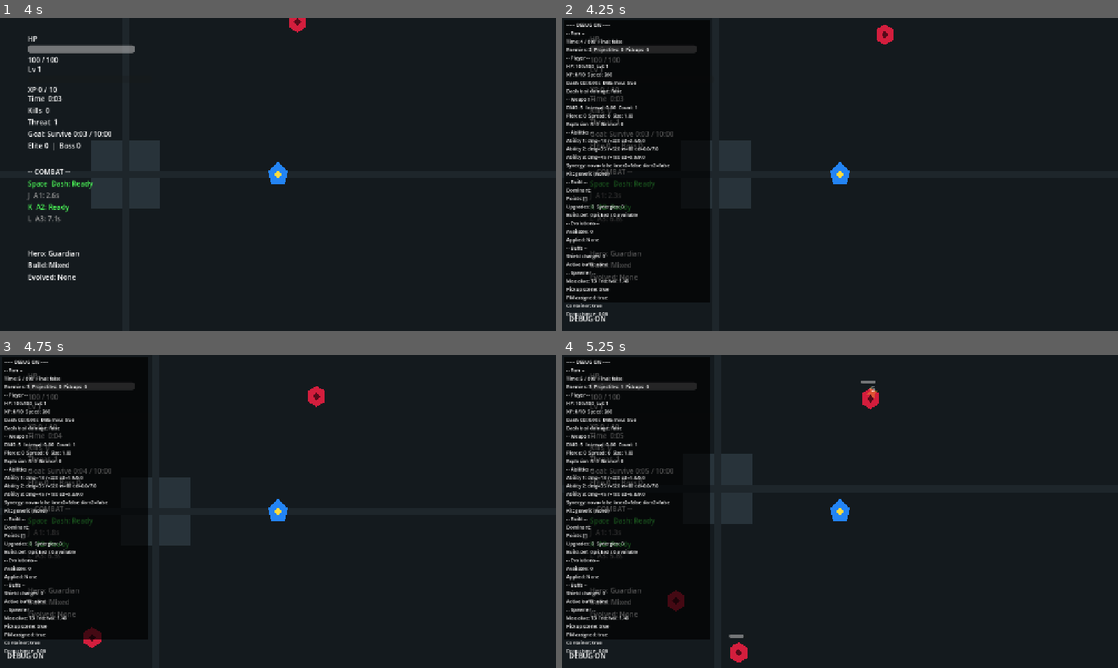
Above: before the commit, frames 1-4 (two rows, left to right).
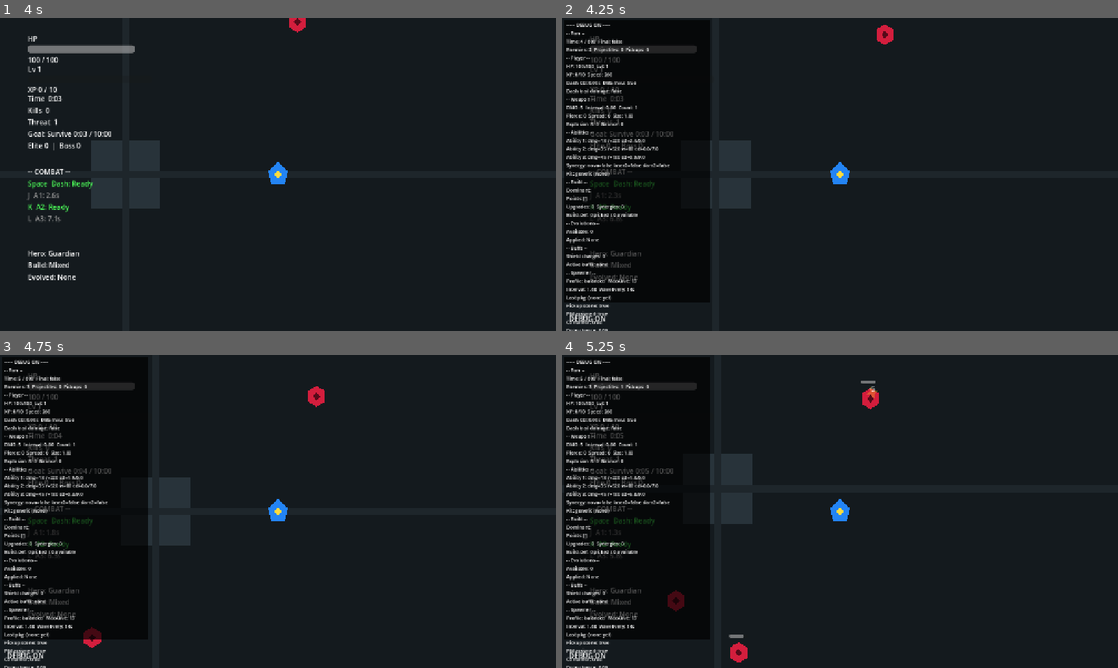
Above: after the commit, the same moments.

Repository: StanisRyz/SuperHeroes
Game: Godot game, scene res://scenes/game/Arena.tscn
The game is run twice, just before and just after one commit, with the same random seed, the same clock (stepped at 60 frames per second) and the same inputs. This scene is started directly instead of the project's main scene.
Inputs (mouse positions are in pixels of both pictures, inside the frame that each line leads up to):
- Up to frame 1 (4 s): tap Enter at 0.5 s; move the mouse to (400, 158) at 0.52 s; hold D (move_right) 0.53-1.25 s; hold J (ability_1) 0.53-1.25 s; click (400, 158) at 0.67 s; drag from (166, 190) to (278, 174) at 1.27 s; tap Space (dash) at 2 s; move the mouse to (333, 105) at 2.02 s; hold D (move_right) 2.03-2.75 s; hold L (ability_3) 2.03-2.75 s; drag from (250, 237) to (111, 127) at 2.77 s; move the mouse to (444, 221) at 3.52 s; hold Left (move_left) from 3.53 s (still down); hold J (ability_1) from 3.53 s (still down)
- Up to frame 2 (4.25 s): keep holding Left (move_left); keep holding J (ability_1); tap F10 (debug_add_xp) at 4.15 s
- Up to frame 3 (4.75 s): release Left (move_left) at 4.25 s; release J (ability_1) at 4.25 s; drag from (111, 464) to (194, 433) at 4.27 s
- Up to frame 4 (5.25 s): move the mouse to (867, 511) at 5.02 s; hold S (move_down) from 5.03 s (still down); hold L (ability_3) from 5.03 s (still down); click (867, 511) at 5.17 s

Frame 1 is identical in both runs. In frame 2, 0.5% of the frame differs, in the area x 0-14%, y 83-100%; in frame 3, 0.5%; in frame 4, 0.5%.

Commit message:
Add enemy roles and wave director
Implement Enemy Roles & Wave Director 2.0:
- Formalize enemy roles for swarmers, hunters, bruisers, shooters, and disruptors.
- Add wave package selection instead of purely single random enemy spawning.
- Give City Rooftop, Neon Lab, and Wasteland Gate distinct wave composition identities.
- Respect max alive enemy caps, spawn distances, and performance limits.
- Keep miniboss and final boss logic unchanged for now.
- Preserve hero kits, upgrades, rewards, saves, stage run settings, and pause/debug flows.
- Do not add arena hazards.
- Update README.md, Agents.md, and validation docs if present.

Diff:
--- a/scenes/enemies/EnemySpawner.gd
+++ b/scenes/enemies/EnemySpawner.gd
@@ -35,6 +35,9 @@
 var powerup_manager: Node
 var feedback_manager: Node
 
+var _last_wave_package_id: String = ""
+var _wave_timer: Timer = null
+
 const POWERUP_WEIGHTS: Dictionary = {
 	"heal": 30,
 	"shield": 20,
@@ -50,6 +53,12 @@
 	spawn_timer.timeout.connect(_on_spawn_timer_timeout)
 	spawn_timer.wait_time = spawn_interval
 	spawn_timer.one_shot = false
+
+	_wave_timer = Timer.new()
+	_wave_timer.name = "WaveTimer"
+	_wave_timer.one_shot = false
+	_wave_timer.timeout.connect(_on_wave_timer_timeout)
+	add_child(_wave_timer)
 
 
 func setup(new_player: Node2D, new_playable_rect: Rect2, new_enemy_container: Node, new_pickup_container: Node = null,  …(251 unchanged characters)…
@@ -76,6 +85,11 @@
 	if _can_spawn():
 		spawn_timer.start()
 
+	if is_instance_valid(_wave_timer):
+		_wave_timer.wait_time = _get_current_wave_interval()
+		if _can_spawn():
+			_wave_timer.start()
+
 
 func _on_spawn_timer_timeout() -> void:
 	if not _can_spawn():
@@ -98,6 +112,62 @@
 			_get_current_max_alive_enemies(),
 			_get_current_spawn_interval(),
 		])
+
+
+func _on_wave_timer_timeout() -> void:
+	if is_instance_valid(_wave_timer):
+		_wave_timer.wait_time = _get_current_wave_interval()
+
+	if not _can_spawn():
+		return
+
+	var package: Dictionary = {}
+	if spawn_director != null and spawn_director.has_method("get_wave_package"):
+		package = spawn_director.get_wave_package()
+
+	if package.is_empty():
+		return
+
+	_last_wave_package_id = str(package.get("id", ""))
+	_spawn_from_package(package)
+
+	if spawn_debug_logging:
+		print("WAVE_PACKAGE: id=%s role=%s alive=%d/%d" % [
+			_last_wave_package_id,
+			str(package.get("role", "")),
+			enemy_container.get_child_count() if is_instance_valid(enemy_container) else 0,
+			_get_current_max_alive_enemies(),
+		])
+
+
+func _spawn_from_package(package: Dictionary) -> void:
+	var variant_ids: Array = package.get("variant_ids", [])
+	if variant_ids.is_empty():
+		return
+
+	for vid in variant_ids:
+		if not is_instance_valid(enemy_container):
+			break
+		if enemy_container.get_child_count() >= _get_current_max_alive_enemies():
+			break
+
+		var variant: Dictionary = {}
+		if spawn_director != null and spawn_director.has_method("get_enemy_variant_by_id"):
+			variant = spawn_director.get_enemy_variant_by_id(str(vid))
+		if variant.is_empty():
+			continue
+
+		var pos := _find_spawn_position()
+		if pos == NO_SPAWN_POSITION:
+			break
+
+		_spawn_enemy_with_variant(variant, pos)
+
+
+func _get_current_wave_interval() -> float:
+	if spawn_director != null and spawn_director.has_method("get_wave_interval"):
+		return maxf(float(spawn_director.get_wave_interval()), 3.0)
+	return 12.0
 
 
 func _spawn_enemy_with_variant(variant: Dictionary, spawn_position: Vector2) -> Node2D:
@@ -427,13 +497,20 @@
 
 
 func debug_get_spawn_state() -> Dictionary:
-	return {
+	var result: Dictionary = {
 		"enemy_count": enemy_container.get_child_count() if is_instance_valid(enemy_container) else 0,
 		"max_alive_enemies": _get_current_max_alive_enemies(),
 		"spawn_interval": _get_current_spawn_interval(),
 		"min_spawn_distance": min_spawn_distance_from_player,
 		"max_spawn_distance": max_spawn_distance_from_player,
+		"last_wave_package": _last_wave_package_id,
+		"wave_interval": _get_current_wave_interval(),
+		"stage_profile": "balanced",
 	}
+	if spawn_director != null and spawn_director.has_method("debug_get_wave_state"):
+		var ws: Dictionary = spawn_director.debug_get_wave_state()
+		result["stage_profile"] = ws.get("stage_profile", "balanced")
+	return result
 
 
 func _roll_powerup_id(guaranteed: bool = false) -> String:
--- a/scenes/enemies/SpawnDirector.gd
+++ b/scenes/enemies/SpawnDirector.gd
@@ -1,4 +1,11 @@
 extends Node
+
+# Enemy roles (display/gameplay metadata)
+# swarmer  = weak mass pressure      (grunt, swarm)
+# hunter   = fast chase pressure     (runner, charger)
+# bruiser  = slow durable block      (tank, shielded)
+# shooter  = ranged pressure         (shooter)
+# disruptor= special pressure        (exploder, support)
 
 const BASE_SPAWN_INTERVAL := 1.5
 const MIN_SPAWN_INTERVAL := 0.45
@@ -8,12 +15,101 @@
 var run_manager: Node
 var active_event_modifiers: Dictionary = {}
 var _stage_profile: String = "balanced"
+var _last_wave_package_id: String = ""
 
 var _stage_profile_weight_bonuses: Dictionary = {
 	"ranged_support": {"shooter": 1.25, "support": 1.25},
 	"swarm_exploder": {"exploder": 1.3, "swarm": 1.3},
 }
 
+# Wave packages — each defines a role-themed burst of enemies.
+# variant_pool: ids to pick from; min/max_count: how many to spawn.
+# weight: selection probability; unlock_time: seconds before package is available.
+# profile_bonus: per stage-profile weight multiplier (stacks with base weight).
+const WAVE_PACKAGES: Array = [
+	{
+		"id": "early_grunts",
+		"role": "swarmer",
+		"variant_pool": ["grunt"],
+		"min_count": 2, "max_count": 3,
+		"weight": 1.2,
+		"unlock_time": 0.0,
+		"profile_bonus": {},
+	},
+	{
+		"id": "runner_pack",
+		"role": "hunter",
+		"variant_pool": ["runner"],
+		"min_count": 2, "max_count": 3,
+		"weight": 1.0,
+		"unlock_time": 30.0,
+		"profile_bonus": {},
+	},
+	{
+		"id": "bruiser_wall",
+		"role": "bruiser",
+		"variant_pool": ["tank"],
+		"min_count": 1, "max_count": 2,
+		"weight": 0.7,
+		"unlock_time": 60.0,
+		"profile_bonus": {"balanced": 1.2},
+	},
+	{
+		"id": "shooter_screen",
+		"role": "shooter",
+		"variant_pool": ["shooter"],
+		"min_count": 1, "max_count": 2,
+		"weight": 0.7,
+		"unlock_time": 75.0,
+		"profile_bonus": {"ranged_support": 1.5},
+	},
+	{
+		"id": "exploder_pressure",
+		"role": "disruptor",
+		"variant_pool": ["exploder"],
+		"min_count": 1, "max_count": 2,
+		"weight": 0.65,
+		"unlock_time": 120.0,
+		"profile_bonus": {"swarm_exploder": 1.5},
+	},
+	{
+		"id": "swarm_rush",
+		"role": "swarmer",
+		"variant_pool": ["swarm"],
+		"min_count": 2, "max_count": 4,
+		"weight": 0.85,
+		"unlock_time": 150.0,
+		"profile_bonus": {"swarm_exploder": 1.5},
+	},
+	{
+		"id": "shielded_push",
+		"role": "bruiser",
+		"variant_pool": ["shielded"],
+		"min_count": 1, "max_count": 2,
+		"weight": 0.6,
+		"unlock_time": 180.0,
+		"profile_bonus": {},
+	},
+	{
+		"id": "support_pair",
+		"role": "disruptor",
+		"variant_pool": ["support"],
+		"min_count": 1, "max_count": 2,
+		"weight": 0.55,
+		"unlock_time": 210.0,
+		"profile_bonus": {"ranged_support": 1.4},
+	},
+	{
+		"id": "mixed_late_wave",
+		"role": "mixed",
+		"variant_pool": ["runner", "tank", "shooter"],
+		"min_count": 2, "max_count": 3,
+		"weight": 0.65,
+		"unlock_time": 240.0,
+		"profile_bonus": {"balanced": 1.3},
+	},
+]
+
 func setup(new_run_manager: Node) -> void:
 	run_manager = new_run_manager
 
@@ -34,7 +130,6 @@
 	var seconds := _get_run_time()
 	var progress := clampf(seconds / 240.0, 0.0, 1.0)
 	var base_interval := lerpf(BASE_SPAWN_INTERVAL, MIN_SPAWN_INTERVAL, progress)
-	# Apply spawn_pressure modifiers from active events
 	var spawn_pressure := 1.0
 	for mod_id in active_event_modifiers:
 		var mod: Dictionary = active_event_modifiers[mod_id]
@@ -49,7 +144,6 @@
 	var seconds := _get_run_time()
 	var progress := clampf(seconds / 300.0, 0.0, 1.0)
 	var base_max := int(round(lerpf(BASE_MAX_ALIVE_ENEMIES, MAX_ALIVE_ENEMIES, progress)))
-	# Apply max_alive_bonus modifiers from active events
 	var bonus := 0
 	for mod_id in active_event_modifiers:
 		var mod: Dictionary = active_event_modifiers[mod_id]
@@ -89,6 +183,112 @@
 	return {}
 
 
+# --- Wave Director ---
+
+# Returns the interval (seconds) between wave package spawns.
+func get_wave_interval() -> float:
+	var seconds := _get_run_time()
+	if seconds < 60.0:
+		return 14.0
+	elif seconds < 180.0:
+		return 12.0
+	elif seconds < 300.0:
+		return 10.0
+	else:
+		return 8.0
+
+
+# Selects and builds a wave package for the current run time and stage profile.
+# Returns a dict with id, role, variant_ids (the actual list of ids to spawn).
+# Returns {} if no package is available yet.
+func get_wave_package() -> Dictionary:
+	var seconds := _get_run_time()
+	var available := _get_available_packages(seconds)
+	if available.is_empty():
+		return {}
+
+	var total := 0.0
+	for pkg in available:
+		total += _get_package_weight(pkg)
+
+	if total <= 0.0:
+		_last_wave_package_id = str(available[0].get("id", ""))
+		return _build_package_spawn(available[0], seconds)
+
+	var roll := randf() * total
+	var cursor := 0.0
+	for pkg in available:
+		cursor += _get_package_weight(pkg)
+		if roll <= cursor:
+			_last_wave_package_id = str(pkg.get("id", ""))
+			return _build_package_spawn(pkg, seconds)
+
+	_last_wave_package_id = str(available[0].get("id", ""))
+	return _build_package_spawn(available[0], seconds)
+
+
+func debug_get_wave_state() -> Dictionary:
+	return {
+		"stage_profile": _stage_profile,
+		"last_wave_package": _last_wave_package_id,
+		"wave_interval": get_wave_interval(),
+	}
+
+
+# --- Internal helpers ---
+
+func _get_available_packages(seconds: float) -> Array:
+	# Build a fast lookup of which variant ids are available at this time.
+	var available_variants := _get_available_variants(seconds)
+	var available_ids: Dictionary = {}
+	for v in available_variants:
+		available_ids[str(v.get("id", ""))] = true
+
+	var result: Array = []
+	for pkg in WAVE_PACKAGES:
+		if seconds < float(pkg.get("unlock_time", 0.0)):
+			continue
+		var pool: Array = pkg.get("variant_pool", [])
+		var all_ok := true
+		for vid in pool:
+			if not available_ids.has(str(vid)):
+				all_ok = false
+				break
+		if all_ok:
+			result.append(pkg)
+	return result
+
+
+func _get_package_weight(pkg: Dictionary) -> float:
+	var weight := float(pkg.get("weight", 1.0))
+	var bonus: Dictionary = pkg.get("profile_bonus", {})
+	if bonus.has(_stage_profile):
+		weight *= float(bonus[_stage_profile])
+	return maxf(weight, 0.0)
+
+
+func _build_package_spawn(pkg: Dictionary, seconds: float) -> Dictionary:
+	var pool: Array = pkg.get("variant_pool", [])
+	var min_c: int = int(pkg.get("min_count", 1))
+	var max_c: int = int(pkg.get("max_count", 2))
+
+	# Gradually increase max count after 300 s (late game), capped at +2.
+	if seconds >= 300.0:
+		max_c = mini(max_c + 1, max_c + 2)
+
+	var count: int = randi_range(min_c, max_c)
+
+	var ids: Array[String] = []
+	for i in range(count):
+		ids.append(str(pool[randi() % pool.size()]))
+
+	return {
+		"id": str(pkg.get("id", "")),
+		"role": str(pkg.get("role", "")),
+		"variant_ids": ids,
+	}
+
+
 func _get_run_time() -> float:
 	if run_manager == null:
 		return 0.0
@@ -102,6 +302,7 @@
 		{
 			"id": "grunt",
 			"display_name": "Grunt",
+			"role": "swarmer",
 			"behavior_id": "chase",
 			"speed": 120.0,
 			"max_health": 20,
@@ -117,6 +318,7 @@
 		variants.append({
 			"id": "runner",
 			"display_name": "Runner",
+			"role": "hunter",
 			"behavior_id": "chase",
 			"speed": 175.0,
 			"max_health": 14,
@@ -131,6 +333,7 @@
 		variants.append({
 			"id": "charger",
 			"display_name": "Charger",
+			"role": "hunter",
 			"behavior_id": "charger",
 			"speed": 150.0,
 			"max_health": 32,
@@ -150,6 +353,7 @@
 		variants.append({
 			"id": "tank",
 			"display_name": "Tank",
+			"role": "bruiser",
 			"behavior_id": "chase",
 			"speed": 85.0,
 			"max_health": 55,
@@ -164,6 +368,7 @@
 		variants.append({
 			"id": "shooter",
 			"display_name": "Shooter",
+			"role": "shooter",
 			"behavior_id": "shooter",
 			"speed": 90.0,
 			"max_health": 24,
@@ -183,6 +388,7 @@
 		variants.append({
 			"id": "exploder",
 			"display_name": "Exploder",
+			"role": "disruptor",
 			"behavior_id": "exploder",
 			"speed": 135.0,
 			"max_health": 26,
@@ -201,6 +407,7 @@
 		variants.append({
 			"id": "swarm",
 			"display_name": "Swarm",
+			"role": "swarmer",
 			"behavior_id": "swarm",
 			"speed": 205.0,
 			"max_health": 12,
@@ -219,6 +426,7 @@
 		variants.append({
 			"id": "shielded",
 			"display_name": "Shielded",
+			"role": "bruiser",
 			"behavior_id": "chase",
 			"speed": 105.0,
 			"max_health": 42,
@@ -234,6 +442,7 @@
 		variants.append({
 			"id": "support",
 			"display_name": "Support",
+			"role": "disruptor",
 			"behavior_id": "support",
 			"speed": 82.0,
 			"max_health": 34,
--- a/scenes/ui/DebugStatsOverlay.gd
+++ b/scenes/ui/DebugStatsOverlay.gd
@@ -254,10 +254,16 @@
 		lines.append("-- Spawner --")
 		if _enemy_spawner.has_method("debug_get_spawn_state"):
 			var spawn: Dictionary = _enemy_spawner.debug_get_spawn_state()
-			lines.append("Max alive: %d  Interval: %.2f" % [
+			lines.append("Profile: %s  MaxAlive: %d" % [
+				spawn.get("stage_profile", "?"),
 				int(spawn.get("max_alive_enemies", 0)),
-				float(spawn.get("spawn_interval", 0.0))
 			])
+			lines.append("Interval: %.2f  WaveEvery: %.0fs" % [
+				float(spawn.get("spawn_interval", 0.0)),
+				float(spawn.get("wave_interval", 0.0)),
+			])
+			var last_pkg: String = str(spawn.get("last_wave_package", ""))
+			lines.append("Last pkg: %s" % (last_pkg if last_pkg != "" else "(none yet)"))
 		if _enemy_spawner.has_method("debug_get_powerup_wiring_state"):
 			var wiring: Dictionary = _enemy_spawner.debug_get_powerup_wiring_state()
 			lines.append("Pickup scene: %s" % wiring.get("pickup_scene_assigned", false))
Not shown, changed: Agents.md
Not shown, changed: README.md
Not shown, changed: docs/validation/gameplay_validation.md
